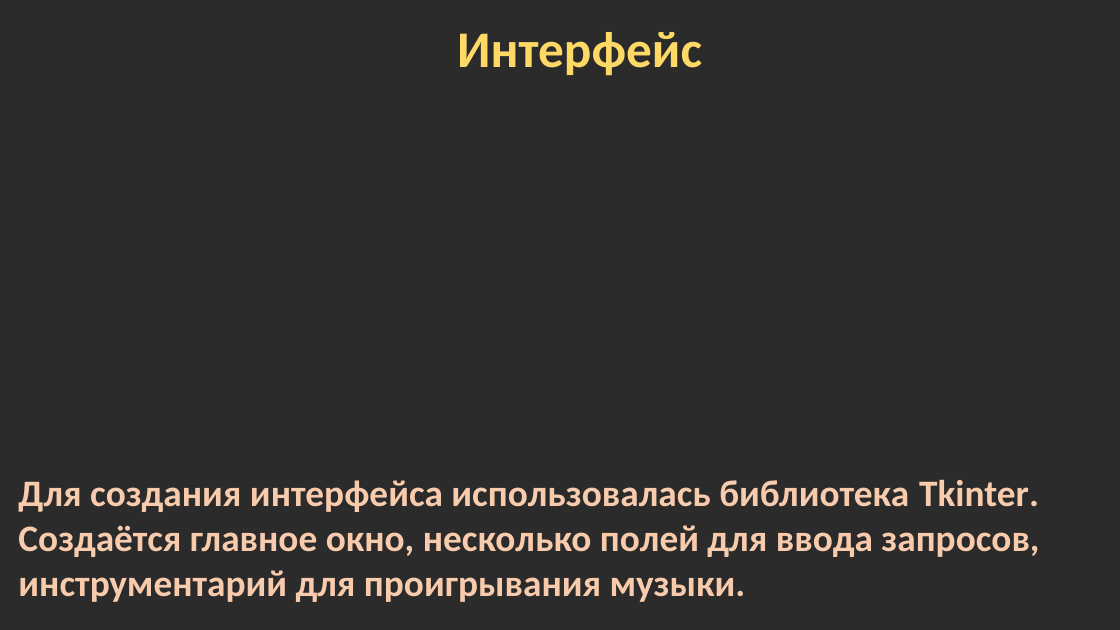
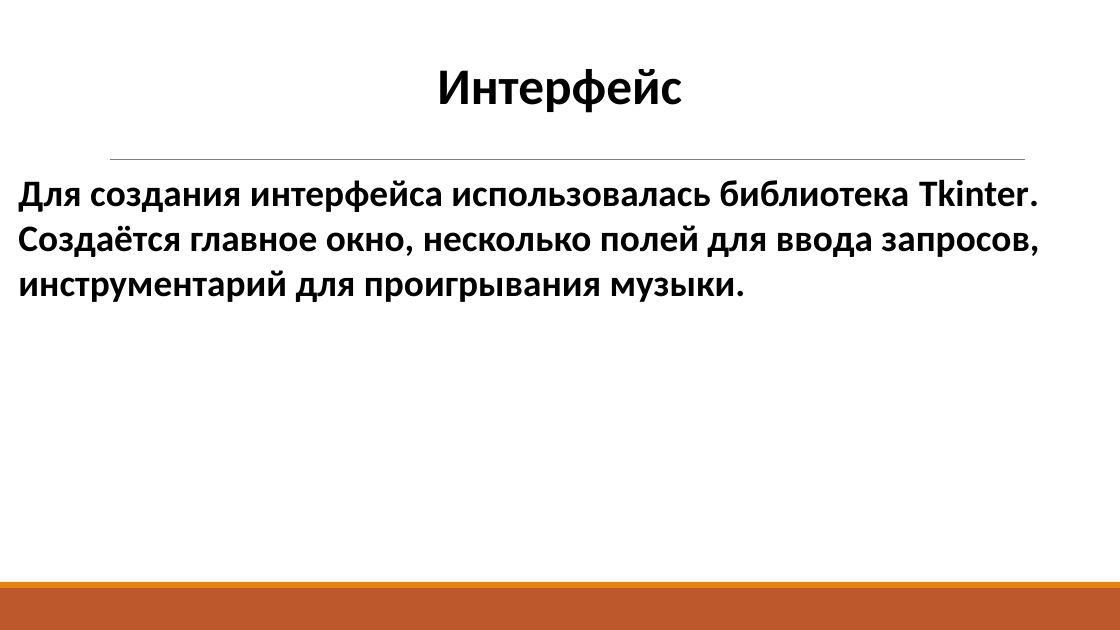
Before and after one commit to A-lex-Ra/python-simple-musicgen, a slide deck: slide 3 of Презентация1.pptx. Drawn at 1120x630 pixels with LibreOffice and Linux fonts; fonts in the diff are those of the drawing; background and template pictures are left out; a plain dark background stands for a picture behind light text. Boxes give left, top, right and bottom in pixels: in the first picture for what was removed or moved away, otherwise in the second. Text is boxed around its words. In the diff, an @@ line names an element or a change of style, - is before the commit and + after.

```diff
--- a/Презентация1.pptx
+++ b/Презентация1.pptx
@@ background picture (left out) to #FFFFFF @@
@@ text "Интерфейс": place and size @@
-text "Интерфейс" at <box>457,32,702,76</box>
+text "Интерфейс" at <box>437,69,682,113</box>
@@ text "Интерфейс" at <box>437,69,682,113</box>: text colour #FFD966 to #000000, letter outline #ED7D31 1.75 pt to #BD582C 1.75 pt @@
@@ text "Для создания интерфейса использовалась библиотека ...": place and size @@
-text "Для создания интерфейса использовалась библиотека ..." at <box>18,479,1039,602</box>
+text "Для создания интерфейса использовалась библиотека ..." at <box>18,179,1039,302</box>
@@ text "Для создания интерфейса использовалась библиотека ..." at <box>18,179,1039,302</box>: text colour #F8CBAD to #000000, letter outline #ED7D31 1.75 pt to #BD582C 1.75 pt @@
@@ line added from (110, 160) to (1026, 160), #808080 0.5 pt @@
@@ rectangle added at <box>0,588,1120,630</box>, fill #BD582C @@
@@ rectangle added at <box>0,582,1120,588</box>, fill #E48312 @@
```
Also in this commit, not shown: 2 other slides changed, 2 slides added, 3 slides removed.
